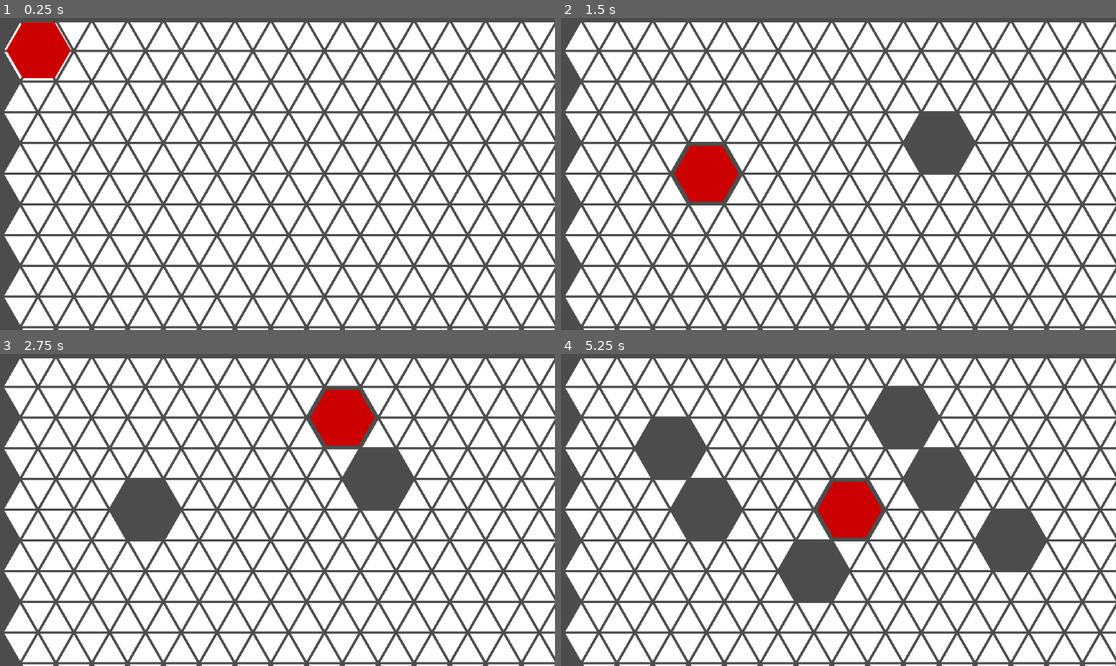
Above: before the commit, frames 1-4 (two rows, left to right).
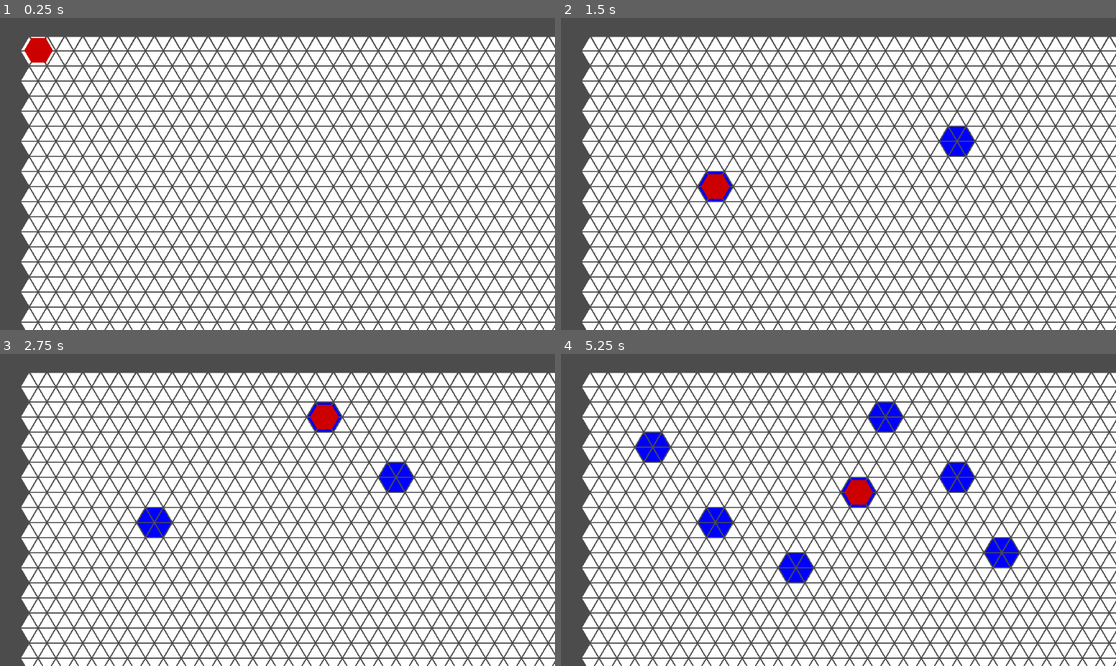
Above: after the commit, the same moments.

Repository: F3lixitas/pousse_pousse_nain
Game: Godot game, scene res://scenes/Scene_prototype.tscn
The game is run twice, just before and just after one commit, with the same random seed, the same clock (stepped at 60 frames per second) and the same inputs.
Inputs (mouse positions are in pixels of both pictures, inside the frame that each line leads up to):
- Up to frame 1 (0.25 s): no input
- Up to frame 2 (1.5 s): tap Enter at 0.5 s; move the mouse to (955, 145) at 0.52 s; click (955, 145) at 0.67 s; tap Space at 1.25 s; move the mouse to (716, 180) at 1.27 s; click (716, 180) at 1.42 s
- Up to frame 3 (2.75 s): tap Enter at 2 s; move the mouse to (327, 425) at 2.02 s; click (327, 425) at 2.17 s
- Up to frame 4 (5.25 s): tap Space at 2.75, 4.25 s; move the mouse to (799, 566) at 2.77 s; click (799, 566) at 2.92 s; tap Enter at 3.5 s; move the mouse to (999, 547) at 3.52 s; click (999, 547) at 3.67 s; move the mouse to (655, 447) at 4.27 s; click (655, 447) at 4.42 s; move the mouse to (860, 497) at 5.02 s; click (860, 497) at 5.17 s

The runs differ from the first frame. In frame 1, 43% of the frame differs, in the area x 0-100%, y 1-100%; in frame 2, 44%; in frame 3, 45%; in frame 4, 48%.

Commit message:
ajout des shaders bleu et blanc

Diff:
--- /dev/null
+++ b/materials/default_triangle_material.tres
@@ -0,0 +1,6 @@
+[gd_resource type="ShaderMaterial" load_steps=2 format=2]
+
+[ext_resource path="res://materials/default_triangle_shader.shader" type="Shader" id=1]
+
+[resource]
+shader = ExtResource( 1 )
--- /dev/null
+++ b/materials/default_triangle_shader.shader
@@ -0,0 +1,5 @@
+shader_type canvas_item;
+
+void fragment(){
+	COLOR = vec4(1.0);
+}
--- /dev/null
+++ b/materials/selected_triangle_material.tres
@@ -0,0 +1,6 @@
+[gd_resource type="ShaderMaterial" load_steps=2 format=2]
+
+[ext_resource path="res://materials/selected_triangle_shader.shader" type="Shader" id=1]
+
+[resource]
+shader = ExtResource( 1 )
--- /dev/null
+++ b/materials/selected_triangle_shader.shader
@@ -0,0 +1,5 @@
+shader_type canvas_item;
+
+void fragment(){
+	COLOR = vec4(0, 0, 1, 1);
+}
--- a/scenes/Scene_prototype.tscn
+++ b/scenes/Scene_prototype.tscn
@@ -11,6 +11,6 @@
 
 [node name="pion_1" type="Sprite" parent="nodeGenerator"]
 position = Vector2( 101, 99 )
-scale = Vector2( 0.45, 0.45 )
+scale = Vector2( 0.2, 0.2 )
 texture = ExtResource( 1 )
 script = ExtResource( 2 )
--- a/scripts/nodeGenerator_script.gd
+++ b/scripts/nodeGenerator_script.gd
@@ -1,20 +1,24 @@
 extends Node2D
 
 var nodes = Array()            #tableau des noeuds de notre plateau
-var maxX = 24                  #nb de noeuds en X
-var maxY = 13                  #nb de noeuds en Y
+var maxX = 50                  #nb de noeuds en X
+var maxY = 30                  #nb de noeuds en Y
 
-var stepX = 64                 #modifier pour changer la taille en pixels du plateau, mettre des valeurs paires
+var stepX = 32                 #modifier pour changer la taille en pixels du plateau, mettre des valeurs paires
 var stepY = int(stepX * 0.866) #ne pas modifier, 0.866 est le ratio pour un triangle equilateral
 
 var padding = 100              #définit l'espace entre le plateau et le bord
-var lineWidth = 4              #définit la largeur des lignes entre les triangles, mettre des valeurs paires
+var lineWidth = 2              #définit la largeur des lignes entre les triangles, mettre des valeurs paires
 
 #modèle pour un noeud
 var Noeud = {
 	"tri": Array(),            #tableau des indices des triangles, permet de faciliter le changement de couleur
 	"pos": Vector2()           #position du noeud
 }
+
+#couleurs disponibles pour les triangles
+var mat1 = load("res://materials/default_triangle_material.tres")
+var mat2 = load("res://materials/selected_triangle_material.tres")
 
 #fonctions de génération
 #remplit le tableau de noeuds avec la bonne position
@@ -48,6 +52,7 @@
 		#ajout du polygone à une mesh instance (comporte d'autres attributs comme la couleur)
 		var meshI = MeshInstance2D.new()
 		meshI.mesh = tempM
+		meshI.material = mat1
 		#ajout de la mesh instance à notre scène de jeu
 		add_child(meshI)
 
@@ -72,14 +77,15 @@
 		var st = SurfaceTool.new()
 		st.begin(Mesh.PRIMITIVE_TRIANGLES)
 		var tempM = Mesh.new()
-		var px = (i % (maxX + 1)) * 64 + ((int(i / (maxX + 1)) % 2) * 32) + 36
-		var py = int(i / (maxX + 1)) * 55 + 100
-		st.add_vertex(Vector3(px + 4, py - 2, 0))
-		st.add_vertex(Vector3(px + 60, py - 2, 0))
-		st.add_vertex(Vector3(px + 32, py - 51, 0))
+		var px = (i % (maxX + 1)) * stepX + ((int(i / (maxX + 1)) % 2) * int(stepX / 2)) + (padding - stepX)
+		var py = int(i / (maxX + 1)) * stepY + padding
+		st.add_vertex(Vector3(px + lineWidth, py - int(lineWidth / 2), 0))
+		st.add_vertex(Vector3(px + stepX - lineWidth, py - int(lineWidth / 2), 0))
+		st.add_vertex(Vector3(px + int(stepX / 2), py - (stepY - lineWidth), 0))
 		st.commit(tempM)
 		var meshI = MeshInstance2D.new()
 		meshI.mesh = tempM
+		meshI.material = mat1
 		add_child(meshI)
 
 		var x = i % (maxX + 1)
@@ -101,14 +107,15 @@
 		var st = SurfaceTool.new()
 		st.begin(Mesh.PRIMITIVE_TRIANGLES)
 		var tempM = Mesh.new()
-		var px = (i % maxX) * 64 + 100
-		var py = 100
-		st.add_vertex(Vector3(px, py - 4, 0))
-		st.add_vertex(Vector3(px - 27, py - 51, 0))
-		st.add_vertex(Vector3(px + 27, py - 51, 0))
+		var px = (i % maxX) * stepX + padding
+		var py = padding
+		st.add_vertex(Vector3(px, py - lineWidth, 0))
+		st.add_vertex(Vector3(px - (int(stepX / 2) - lineWidth - 1), py - (stepY - lineWidth), 0))
+		st.add_vertex(Vector3(px + (int(stepX / 2) - lineWidth - 1), py - (stepY - lineWidth), 0))
 		st.commit(tempM)
 		var meshI = MeshInstance2D.new()
 		meshI.mesh = tempM
+		meshI.material = mat1
 		add_child(meshI)
 
 		var index = i + (maxX + 1) * maxY * 2
@@ -119,14 +126,15 @@
 		var st = SurfaceTool.new()
 		st.begin(Mesh.PRIMITIVE_TRIANGLES)
 		var tempM = Mesh.new()
-		var px = (i % maxX) * 64 + 100 + (((maxY + 1) % 2) * 32)
-		var py = 100 + (maxY - 1) * 55
-		st.add_vertex(Vector3(px, py + 4, 0))
-		st.add_vertex(Vector3(px - 27, py + 51, 0))
-		st.add_vertex(Vector3(px + 27, py + 51, 0))
+		var px = (i % maxX) * stepX + padding + (((maxY + 1) % 2) * int(stepX / 2))
+		var py = padding + (maxY - 1) * stepY
+		st.add_vertex(Vector3(px, py + lineWidth, 0))
+		st.add_vertex(Vector3(px - (int(stepX / 2) - lineWidth - 1), py + stepY - lineWidth, 0))
+		st.add_vertex(Vector3(px + (int(stepX / 2) - lineWidth - 1), py + stepY - lineWidth, 0))
 		st.commit(tempM)
 		var meshI = MeshInstance2D.new()
 		meshI.mesh = tempM
+		meshI.material = mat1
 		add_child(meshI)
 
 		var index = i + (maxX + 1) * maxY * 2 + maxX
@@ -152,22 +160,22 @@
 				index = i
 		get_child((maxX + 1) * maxY * 2 + maxX * 2).position = nodes[index].pos # le pion est ajouté après les points
 		pass
-		get_child(nodes[index].tri[0]).visible = false #permet d'accéder à un triangle
-		get_child(nodes[index].tri[1]).visible = false
-		get_child(nodes[index].tri[2]).visible = false
-		get_child(nodes[index].tri[3]).visible = false
-		get_child(nodes[index].tri[4]).visible = false
-		get_child(nodes[index].tri[5]).visible = false
+		get_child(nodes[index].tri[0]).material = mat2 #permet d'accéder à un triangle
+		get_child(nodes[index].tri[1]).material = mat2
+		get_child(nodes[index].tri[2]).material = mat2
+		get_child(nodes[index].tri[3]).material = mat2
+		get_child(nodes[index].tri[4]).material = mat2
+		get_child(nodes[index].tri[5]).material = mat2
 
 	#click droit, fait réapparaitre tous les triangles (débeuggage)
 	if event is InputEventMouseButton and event.is_pressed() and event.button_index == BUTTON_RIGHT:
 		for i in range(0, maxX * maxY):
-			get_child(nodes[i].tri[0]).visible = true
-			get_child(nodes[i].tri[1]).visible = true
-			get_child(nodes[i].tri[2]).visible = true
-			get_child(nodes[i].tri[3]).visible = true
-			get_child(nodes[i].tri[4]).visible = true
-			get_child(nodes[i].tri[5]).visible = true
+			get_child(nodes[i].tri[0]).material = mat1
+			get_child(nodes[i].tri[1]).material = mat1
+			get_child(nodes[i].tri[2]).material = mat1
+			get_child(nodes[i].tri[3]).material = mat1
+			get_child(nodes[i].tri[4]).material = mat1
+			get_child(nodes[i].tri[5]).material = mat1
 
 #fonction appelée lors du la création du noeud
 func _init():
